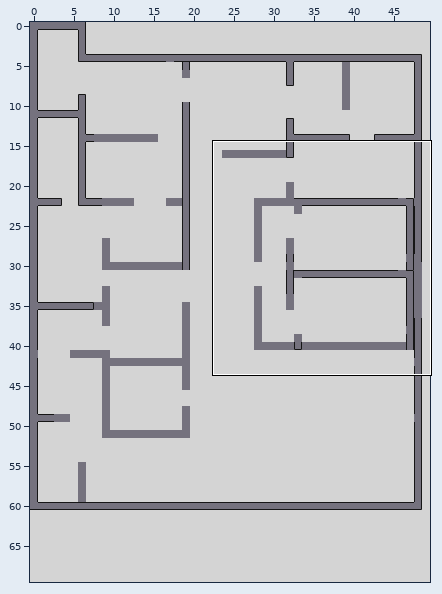
Two states of a Tiled map, assets/data/mapTest.tmx. Above: a wide view before the commit, with the close-up outlined.
Close-up. Earlier state:
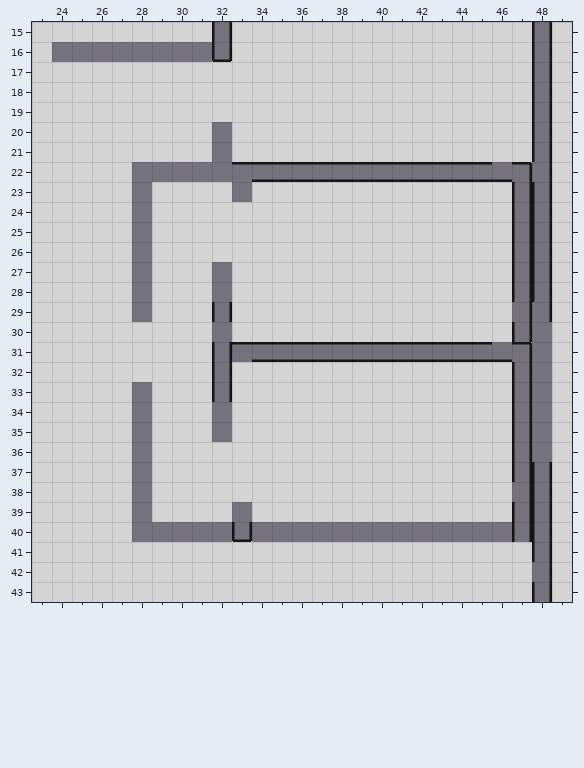
Cells are 32x32 px. Shown: x 23..49, y 15..43. The commit also changed other parts of the map, which this record leaves out.
After:
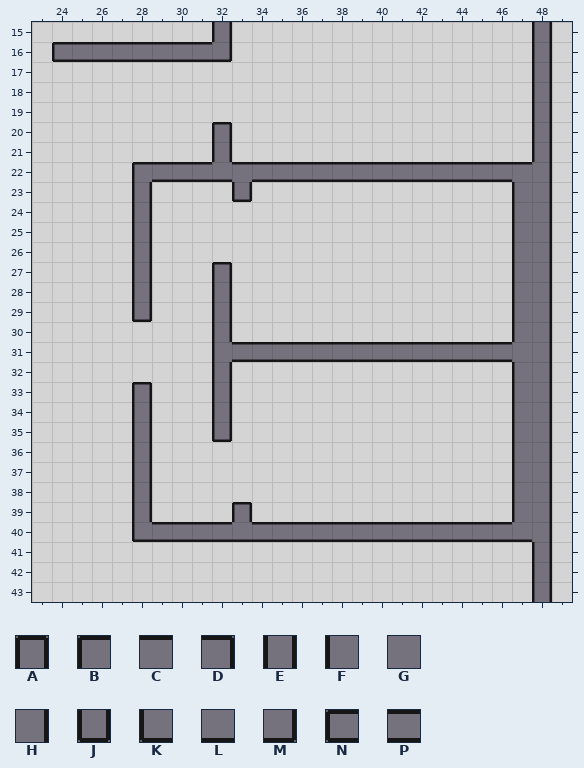
Key: from "goodTiles": A 2, B 3, C 4, D 5, E 11, F 12, G 13, H 14, J 20, K 21, L 22, M 23, N 30, P 31.
_ is an empty cell.
Diff:
Layer "Foreground":
Tile A replaces tile G in row 20 at x 32; in row 27 at x 32; in row 33 at x 28; in row 39 at x 33.
Tile B replaces tile G in row 22 at x 28.
Tile C replaces tile D in row 22 at x 47.
Tile E replaces tile G in row 21 at x 32; in rows 23 to 27 at x 28; in row 28 at x 28 and 32; in row 30 at x 32; in row 34 at x 28 and 32; in rows 35 to 39 at x 28.
Tile E replaces tile H in row 42 at x 48.
Tile F replaces tile E in rows 23 to 28 at x 47; in row 30 at x 47; in row 31 at x 32; in rows 32 to 37 at x 47; in row 39 at x 47.
Tile F replaces tile H in row 29 at x 47; in row 38 at x 47.
Tile G replaces tile D in row 31 at x 47.
Tile H replaces tile E in rows 23 to 28 at x 48; in rows 37 to 40 at x 48.
Tile H replaces tile G in rows 30 to 36 at x 48.
Tile J replaces tile G in row 23 at x 33; in row 29 at x 28; in row 35 at x 32.
Tile K replaces tile G in row 40 at x 28.
Tile L replaces tile E in row 40 at x 47.
Tile L replaces tile G in row 22 at x 32.
Tile L replaces tile J in row 40 at x 33.
Tile M replaces tile J in row 16 at x 32.
Tile N replaces tile G in row 16 at x 24.
Tile P replaces tile C in row 31 at x 33.
Tile P replaces tile G in row 16 at x 25 to 31; in row 22 at x 29 to 31; in row 40 at x 29 to 32 and 34 to 46.
Tile P replaces tile L in row 22 at x 46; in row 31 at x 46.
Pixel boxes of the changes (left, top, right, bottom) in both close-ups:
changed: (52, 42, 215, 62)
changed: (132, 122, 552, 542)
changed: (532, 562, 535, 582)
